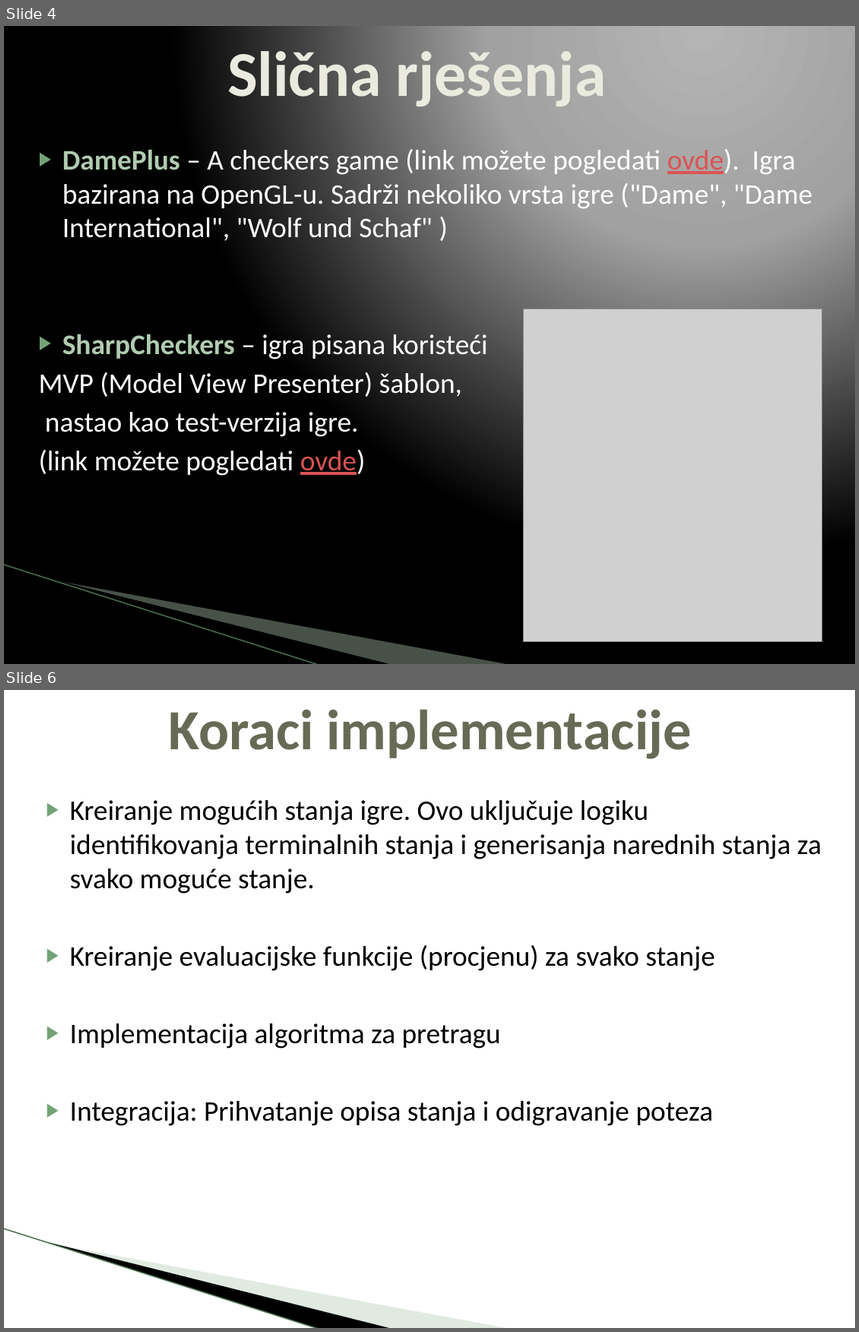
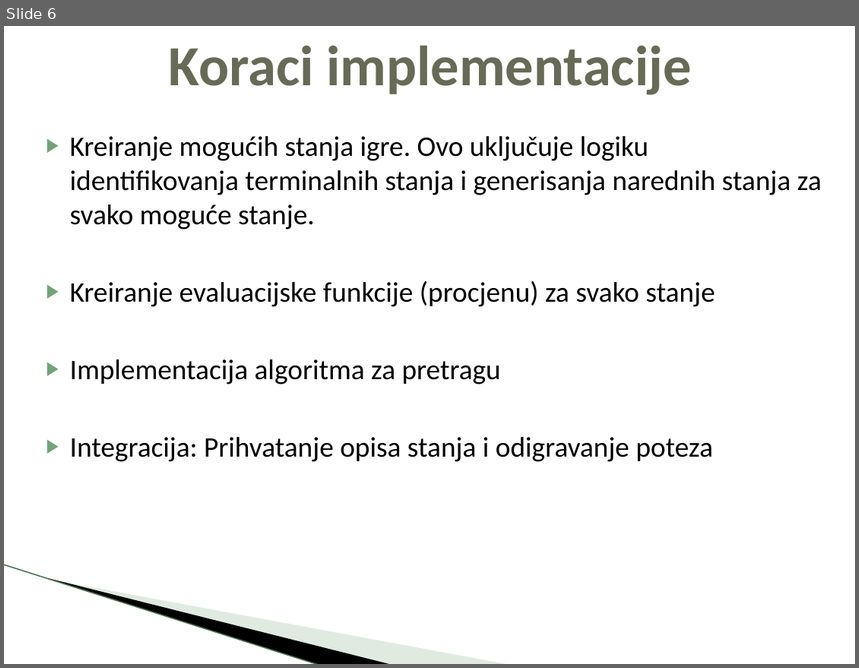
Before and after one commit to boimw/checkers, a slide deck: Projekat-Checkers.pptx. Shown one above the other, each under a label of ours: slides 4 and 6 before the commit, slide 6 after it; the slides between them are not shown. The pictures are 859x1332 and 859x668 pixels, drawn with LibreOffice and Linux fonts; fonts in the diff are those of the drawing; grey boxes stand for pictures; background and template pictures are left out. Boxes give left, top, right and bottom in pixels: in the first picture for what was removed or moved away, otherwise in the second. Text is boxed around its words. In the diff, an @@ line names an element or a change of style, - is before the commit and + after.

Commit message:
Konacna verzija

```diff
--- a/Projekat-Checkers.pptx
+++ b/Projekat-Checkers.pptx
@@ slide 4 removed at bbox=[4, 26, 855, 664], background gradient #B4B4B4 to #A2A2A2 to #000000; not listed: 3 template elements that a slide beside it also shows @@
@@ title removed at bbox=[227, 43, 606, 110] @@
-Slična rješenja
@@ text removed at bbox=[39, 149, 813, 476] @@
-▶ DamePlus – A checkers game (link možete pogledati ovde). Igra bazirana na OpenGL-u. Sadrži nekoliko vrsta igre ("Dame", "Dame International", "Wolf und Schaf" )
-▶ SharpCheckers – igra pisana koristeći
-MVP (Model View Presenter) šablon,
-nastao kao test-verzija igre.
-(link možete pogledati ovde)
@@ picture removed at bbox=[523, 309, 822, 642] @@
```
Also in this commit, not shown: 8 slides changed, 12 slides added, 2 other slides removed, 15 other files.
